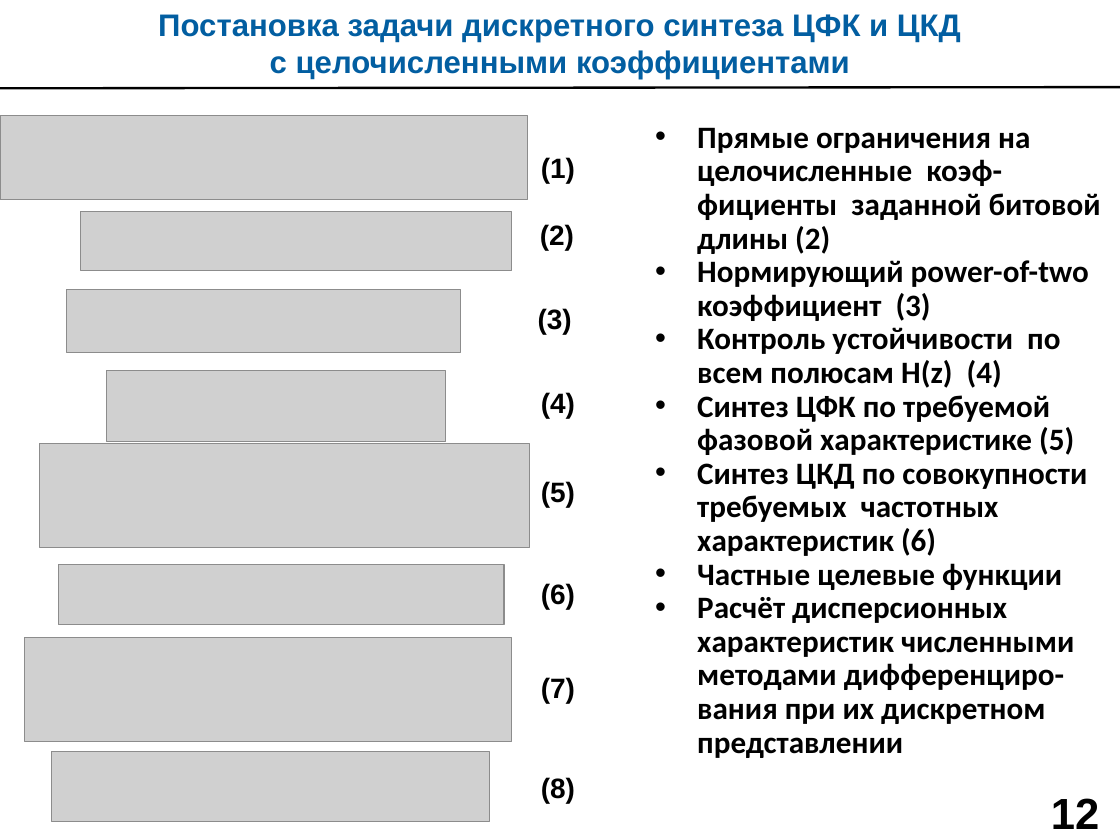
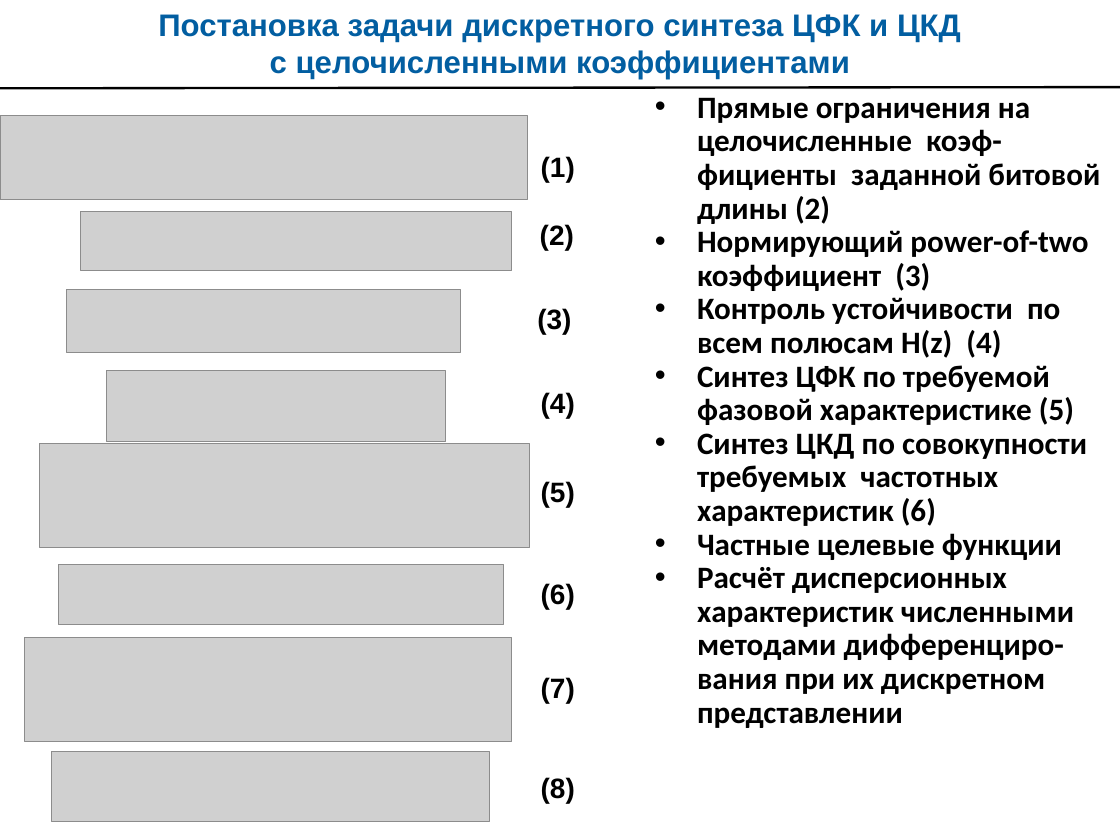
Before and after one commit to kit8nino/disser_ktn, a slide deck: slide 12 of Морозов_дисс_н_презентация.pptx. Drawn at 1120x840 pixels with LibreOffice and Linux fonts; fonts in the diff are those of the drawing; grey boxes stand for pictures. Boxes give left, top, right and bottom in pixels: in the first picture for what was removed or moved away, otherwise in the second. Text is boxed around its words. In the diff, an @@ line names an element or a change of style, - is before the commit and + after.

```diff
--- a/Морозов_дисс_н_презентация.pptx
+++ b/Морозов_дисс_н_презентация.pptx
@@ text "Прямые ограничения на целочисленные коэф-фициенты ...": place and size @@
-text "Прямые ограничения на целочисленные коэф-фициенты ..." at (697, 127, 1101, 758)
+text "Прямые ограничения на целочисленные коэф-фициенты ..." at (697, 97, 1100, 728)
@@ page number removed at (1051, 798, 1099, 829) @@
-12
```
Also in this commit, not shown: 26 other slides changed, 2 other files.
